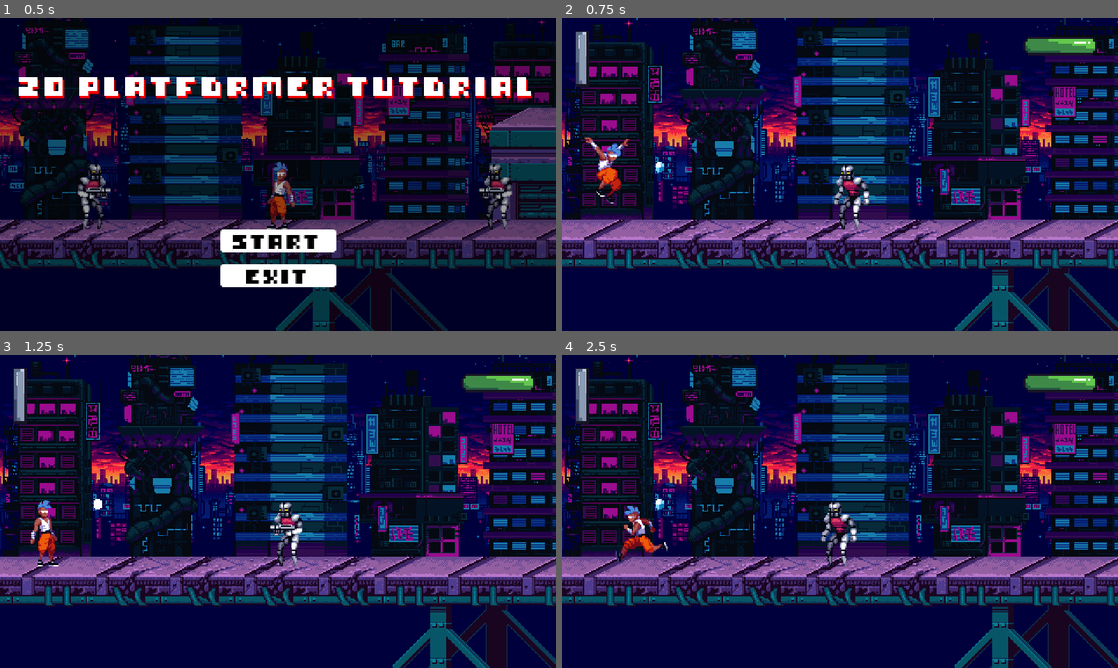
Above: before the commit, frames 1-4 (two rows, left to right).
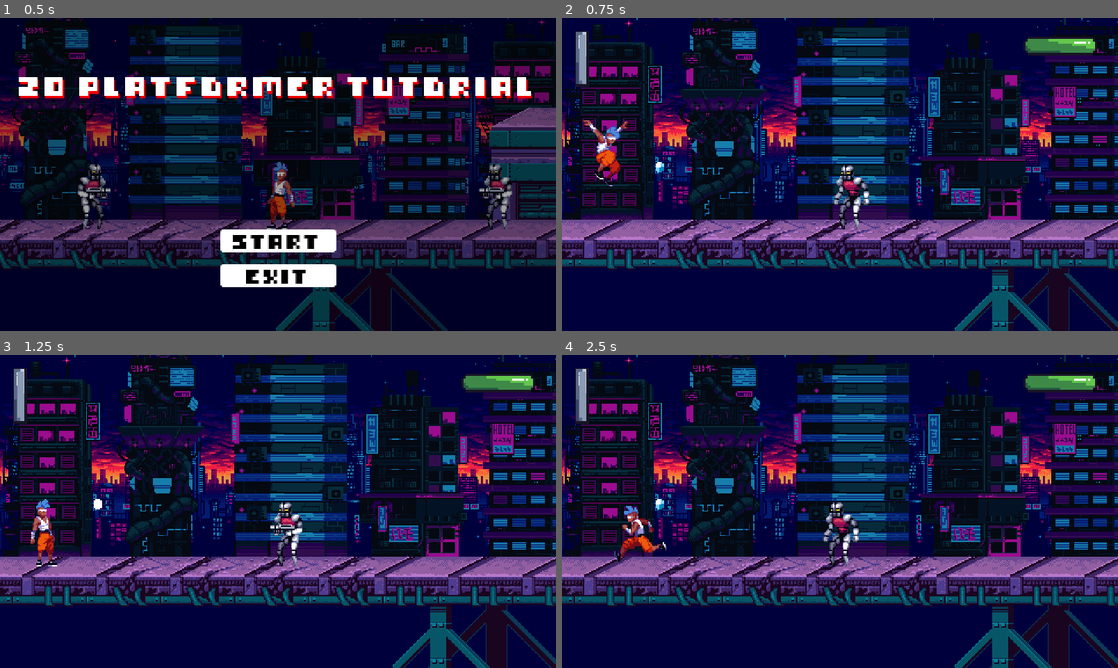
Above: after the commit, the same moments.

Repository: kahanscious/youtube-2d-platformer-series
Game: Godot game, scene res://scenes/ui/main_menu/main_menu.tscn
Same seed, same stepped clock (60 frames per second), same inputs: the game is played once before the commit and once after it. Sound files missing from this copy of the repository are replaced by a short silence.
Inputs (mouse positions are in pixels of both pictures, inside the frame that each line leads up to):
- Up to frame 1 (0.5 s): no input
- Up to frame 2 (0.75 s): click "START" at 0.5 s
- Up to frame 3 (1.25 s): no input
- Up to frame 4 (2.5 s): tap Enter at 1.25 s; move the mouse to (962, 495) at 1.27 s; press the mouse at (962, 495) at 1.28 s; hold D (right) 1.28-2.03 s; tap Space (jump) at 1.52, 2.27 s; move the mouse to (728, 527) at 2.02 s; release the mouse at (728, 527) at 2.03 s; hold A (left) from 2.03 s (still down); tap Shift (crouch) at 2.1 s

Frame 1 is identical in both runs. In frame 2, 0.9% of the frame differs, in the area x 3-13%, y 32-60%; in frame 3, 0.3%; in frame 4, 0.9%, in the area x 9-54%, y 47-68%.

Commit message:
level manager fixes

Diff:
--- a/_globals/player_manager.gd
+++ b/_globals/player_manager.gd
@@ -7,3 +7,13 @@
 
 func _ready() -> void:
 	player = PLAYER.instantiate()
+
+
+func level_setup(parent: Node2D) -> void:
+	if player.get_parent():
+		player.get_parent().remove_child(player)
+	parent.add_child(player)
+
+
+func level_cleanup(parent: Node2D) -> void:
+	parent.remove_child(player)
--- a/scenes/levels/level.gd
+++ b/scenes/levels/level.gd
@@ -4,5 +4,12 @@
 func _ready() -> void:
 	RenderingServer.set_default_clear_color(Color("00003c"))
 
-	add_child(PlayerManager.player)
+	PlayerManager.level_setup(self)
+	LevelManager.level_load_started.connect(_level_cleanup)
+
 	PlayerManager.player.global_position = %PlayerSpawn.global_position
+
+
+func _level_cleanup() -> void:
+	PlayerManager.level_cleanup(self)
+	queue_free()
--- a/scenes/levels/levels/level01.tscn
+++ b/scenes/levels/levels/level01.tscn
@@ -5,8 +5,8 @@
 [ext_resource type="Texture2D" uid="uid://bflqa3xr8reod" path="res://assets/backgrounds/v2/middle.png" id="3_78h1m"]
 [ext_resource type="Texture2D" uid="uid://dve8vwbu8w6hy" path="res://assets/backgrounds/v2/front.png" id="4_dues4"]
 [ext_resource type="PackedScene" uid="uid://cyba2gbtu8xmq" path="res://scenes/tilemaps/v_2_ground_tile_map.tscn" id="5_8a6ta"]
-[ext_resource type="PackedScene" uid="uid://beo7wxrsokinl" path="res://scenes/player/player.tscn" id="6_v1vry"]
 [ext_resource type="PackedScene" uid="uid://cp1mye327hor0" path="res://scenes/levels/world_boundary.tscn" id="8_4i1x1"]
+[ext_resource type="PackedScene" uid="uid://cm4n8da1v451c" path="res://scenes/player/player_spawn.tscn" id="8_5kmmp"]
 [ext_resource type="PackedScene" uid="uid://c3pjfqucmfamg" path="res://scenes/levels/level_transition.tscn" id="9_btnq7"]
 
 [sub_resource type="WorldBoundaryShape2D" id="WorldBoundaryShape2D_1ptqv"]
@@ -59,11 +59,6 @@
 [node name="V2GroundTileMap" parent="." instance=ExtResource("5_8a6ta")]
 tile_map_data = PackedByteArray("AAACAA8AAAAIAAsAAAADAA8AAAAIAAsAAAAEAA8AAAAHAAsAAAAFAA8AAAAIAAsAAAAGAA8AAAAHAAsAAAAHAA …(5056 unchanged characters)…
 
-[node name="Player" parent="." instance=ExtResource("6_v1vry")]
-position = Vector2(39, 230)
-
-[node name="PlayerBullets" type="Node" parent="."]
-
 [node name="WorldBoundary" parent="." instance=ExtResource("8_4i1x1")]
 
 [node name="CollisionShape2D" type="CollisionShape2D" parent="WorldBoundary"]
@@ -84,3 +79,7 @@
 [node name="CollisionShape2D" type="CollisionShape2D" parent="LevelTransition"]
 position = Vector2(910, 195)
 shape = SubResource("RectangleShape2D_8cquw")
+
+[node name="PlayerSpawn" parent="." instance=ExtResource("8_5kmmp")]
+unique_name_in_owner = true
+position = Vector2(829, 197)
--- a/scenes/levels/levels/level02.tscn
+++ b/scenes/levels/levels/level02.tscn
@@ -4,7 +4,7 @@
 [ext_resource type="Texture2D" uid="uid://dumu0ydm4gyrc" path="res://assets/backgrounds/caves/background.png" id="2_3dp6f"]
 [ext_resource type="Texture2D" uid="uid://bwwg1jf5lm63u" path="res://assets/backgrounds/caves/middleground.png" id="3_5mr25"]
 [ext_resource type="PackedScene" uid="uid://beubvxvthope0" path="res://scenes/tilemaps/caves.tscn" id="4_5dwhw"]
-[ext_resource type="PackedScene" uid="uid://beo7wxrsokinl" path="res://scenes/player/player.tscn" id="6_50e7f"]
+[ext_resource type="PackedScene" uid="uid://cm4n8da1v451c" path="res://scenes/player/player_spawn.tscn" id="6_itqgm"]
 
 [node name="Level02" type="Node2D"]
 script = ExtResource("1_owwbf")
@@ -37,7 +37,6 @@
 [node name="CavesTilemap" parent="." instance=ExtResource("4_5dwhw")]
 tile_map_data = PackedByteArray("AAAAAA8AAAAGAAYAAAAAABAAAAAGAAcAAAABAA8AAAAGAAYAAAABABAAAAAGAAcAAAACAA8AAAAOAAYAAAACAB …(9984 unchanged characters)…
 
-[node name="Player" parent="." instance=ExtResource("6_50e7f")]
-position = Vector2(39, 230)
-
-[node name="PlayerBullets" type="Node" parent="."]
+[node name="PlayerSpawn" parent="." instance=ExtResource("6_itqgm")]
+unique_name_in_owner = true
+position = Vector2(29, 196)
--- a/scenes/levels/levels/test_scene.tscn
+++ b/scenes/levels/levels/test_scene.tscn
@@ -6,6 +6,7 @@
 [ext_resource type="Texture2D" uid="uid://d3kngqd2ups6a" path="res://assets/backgrounds/v1/near-buildings-bg.png" id="4_m8fp7"]
 [ext_resource type="PackedScene" uid="uid://c3topum7y4ygw" path="res://scenes/tilemaps/ground_tile_map.tscn" id="5_bcsn3"]
 [ext_resource type="PackedScene" uid="uid://cp1mye327hor0" path="res://scenes/levels/world_boundary.tscn" id="7_ll0rk"]
+[ext_resource type="PackedScene" uid="uid://cm4n8da1v451c" path="res://scenes/player/player_spawn.tscn" id="8_36scf"]
 [ext_resource type="PackedScene" uid="uid://214jyboj247s" path="res://scenes/levels/death_boundary.tscn" id="8_h3g4j"]
 [ext_resource type="PackedScene" uid="uid://c4wgn32h7cceu" path="res://scenes/enemies/robocop/robocop.tscn" id="8_mraoh"]
 [ext_resource type="PackedScene" uid="uid://c1rgbgr7vb8xc" path="res://scenes/enemies/turret/turret.tscn" id="9_uombq"]
@@ -61,10 +62,6 @@
 [node name="Enemy" parent="." instance=ExtResource("8_mraoh")]
 position = Vector2(245, 222)
 
-[node name="PlayerSpawn" type="Marker2D" parent="."]
-unique_name_in_owner = true
-position = Vector2(38, 200)
-
 [node name="DeathBoundary" parent="." instance=ExtResource("8_h3g4j")]
 position = Vector2(261, 436)
 
@@ -73,3 +70,7 @@
 
 [node name="Coin" parent="." instance=ExtResource("10_p2cc7")]
 position = Vector2(82, 183)
+
+[node name="PlayerSpawn" parent="." instance=ExtResource("8_36scf")]
+unique_name_in_owner = true
+position = Vector2(37, 185)
--- /dev/null
+++ b/scenes/player/player_spawn.tscn
@@ -0,0 +1,3 @@
+[gd_scene format=3 uid="uid://cm4n8da1v451c"]
+
+[node name="PlayerSpawn" type="Marker2D"]
Not shown: 1 places in scenes/levels/levels/test_scene.tscn that only renumber resources
